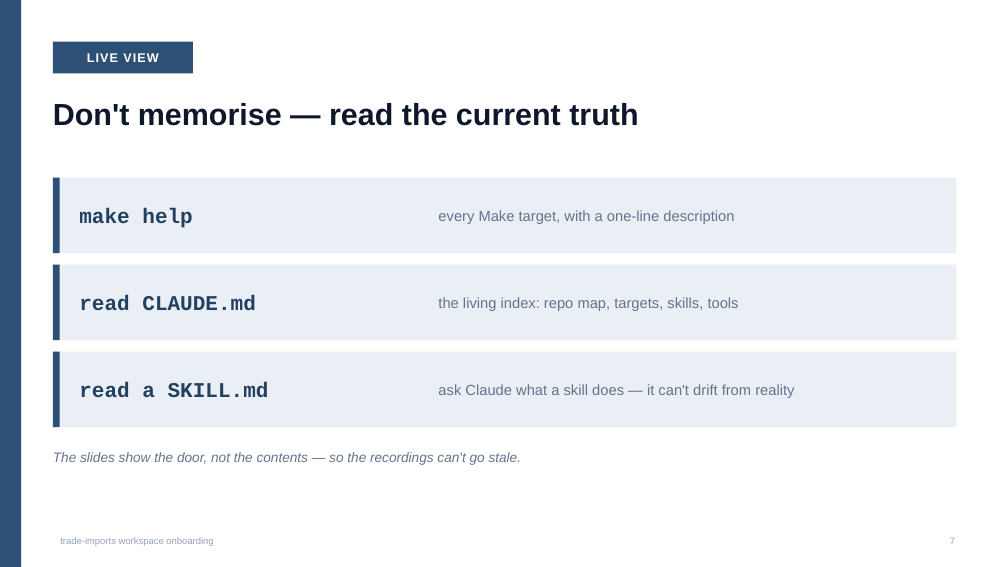
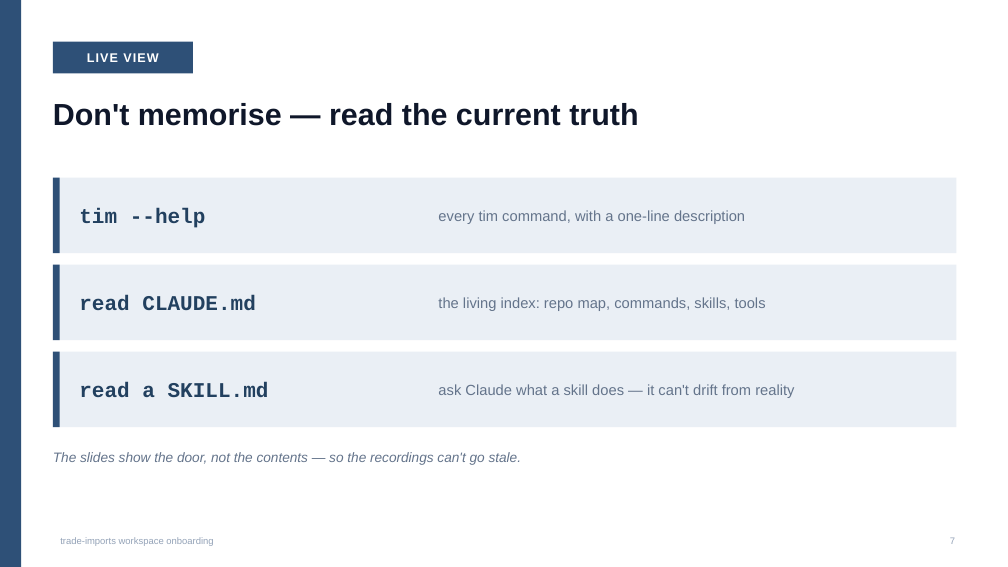
Before and after one commit to DEFRA/trade-imports-workspace, a slide deck: slide 7 of docs/onboarding/01-workspace.pptx. Drawn at 1008x567 pixels with LibreOffice and Linux fonts; fonts in the diff are those of the drawing. Boxes give left, top, right and bottom in pixels: in the first picture for what was removed or moved away, otherwise in the second. Text is boxed around its words. In the diff, an @@ line names an element or a change of style, - is before the commit and + after.

```diff
--- a/docs/onboarding/01-workspace.pptx
+++ b/docs/onboarding/01-workspace.pptx
@@ text at box(79, 208, 206, 228): text changed @@
-make help
+tim --help
@@ text at box(438, 210, 745, 224): text changed @@
-every Make target, with a one-line description
+every tim command, with a one-line description
@@ text at box(438, 297, 766, 311): text changed @@
-the living index: repo map, targets, skills, tools
+the living index: repo map, commands, skills, tools
```
Also in this commit, not shown: 3 other slides changed, 5 other files.
